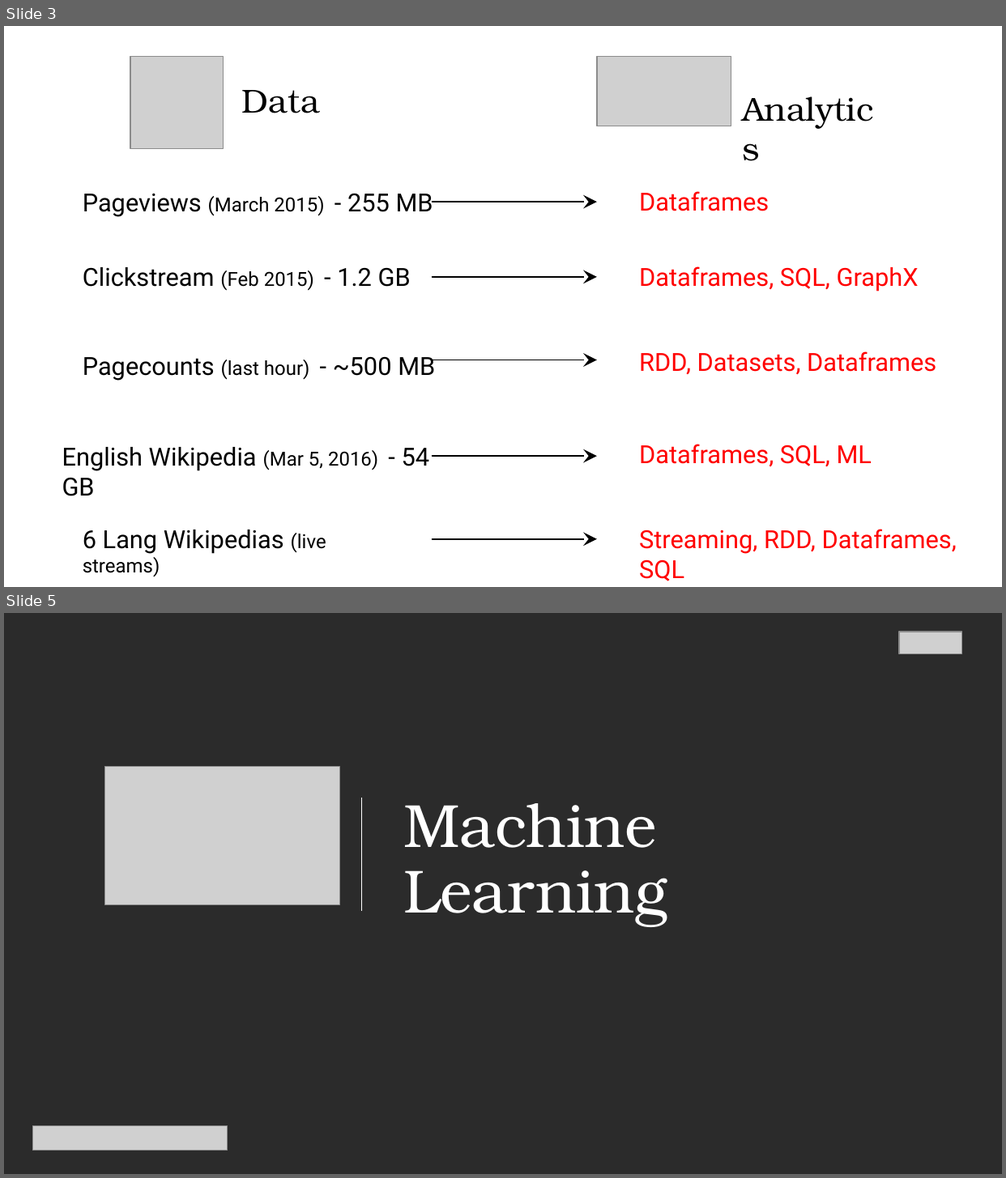
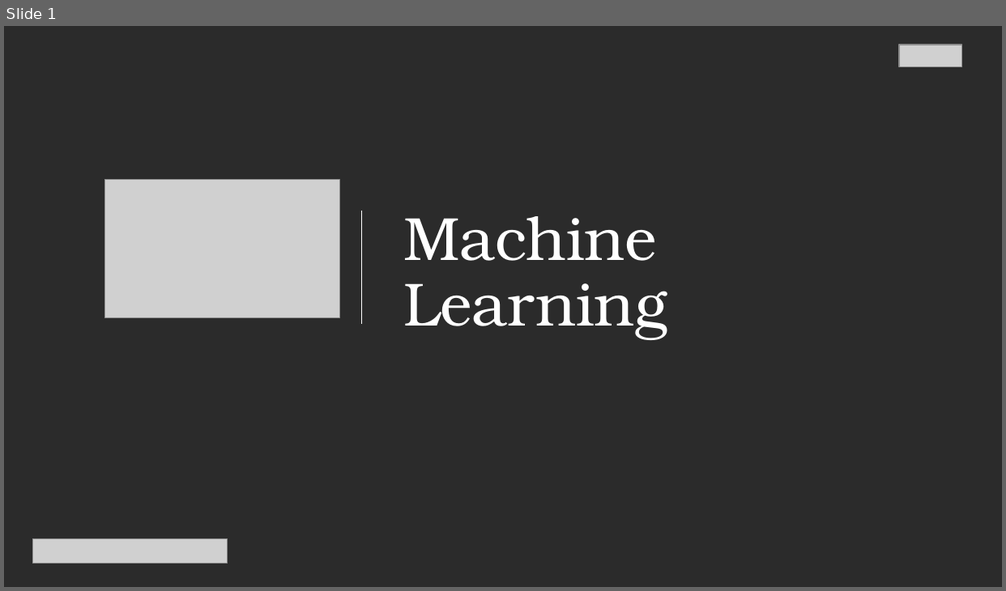
Before and after one commit to lyubent/PubSpark, a slide deck: 00-Slides.pptx. Shown one above the other, each under a label of ours: slides 3 and 5 before the commit, slide 1 after it; the slides between them are not shown. The pictures are 1006x1178 and 1006x591 pixels, drawn with LibreOffice and Linux fonts; fonts in the diff are those of the drawing; grey boxes stand for pictures; background and template pictures are left out; a plain dark background stands for a picture behind light text. Boxes give left, top, right and bottom in pixels: in the first picture for what was removed or moved away, otherwise in the second. Text is boxed around its words. In the diff, an @@ line names an element or a change of style, - is before the commit and + after.

```diff
--- a/00-Slides.pptx
+++ b/00-Slides.pptx
@@ slide 3 removed at box(4, 26, 1002, 587), background #FFFFFF @@
@@ picture removed at box(130, 56, 224, 149) @@
@@ picture removed at box(597, 56, 731, 126) @@
@@ text removed at box(241, 90, 320, 113) @@
-Data
@@ text removed at box(732, 83, 898, 133) @@
-Analytics
@@ text removed at box(83, 193, 433, 217) @@
-Pageviews (March 2015) - 255 MB
@@ text removed at box(639, 191, 769, 211) @@
-Dataframes
@@ arrow removed from (431, 202) to (597, 202) @@
@@ text removed at box(83, 267, 411, 291) @@
-Clickstream (Feb 2015) - 1.2 GB
@@ text removed at box(639, 267, 918, 292) @@
-Dataframes, SQL, GraphX
@@ arrow removed from (431, 277) to (597, 277) @@
@@ text removed at box(83, 356, 435, 381) @@
-Pagecounts (last hour) - ~500 MB
@@ arrow removed from (431, 361) to (597, 361) @@
@@ text removed at box(639, 352, 936, 375) @@
-RDD, Datasets, Dataframes
@@ text removed at box(62, 447, 430, 497) @@
-English Wikipedia (Mar 5, 2016) - 54 GB
@@ arrow removed from (431, 456) to (597, 456) @@
@@ text removed at box(639, 444, 872, 467) @@
-Dataframes, SQL, ML
@@ text removed at box(83, 530, 326, 577) @@
-6 Lang Wikipedias (live streams)
@@ text removed at box(639, 529, 957, 582) @@
-Streaming, RDD, Dataframes, SQL
@@ arrow removed from (431, 539) to (597, 539) @@
@@ what was slide 5 is now slide 1 @@
```
Also in this commit, not shown: 4 slides changed, 23 slides added, 26 other slides removed.
